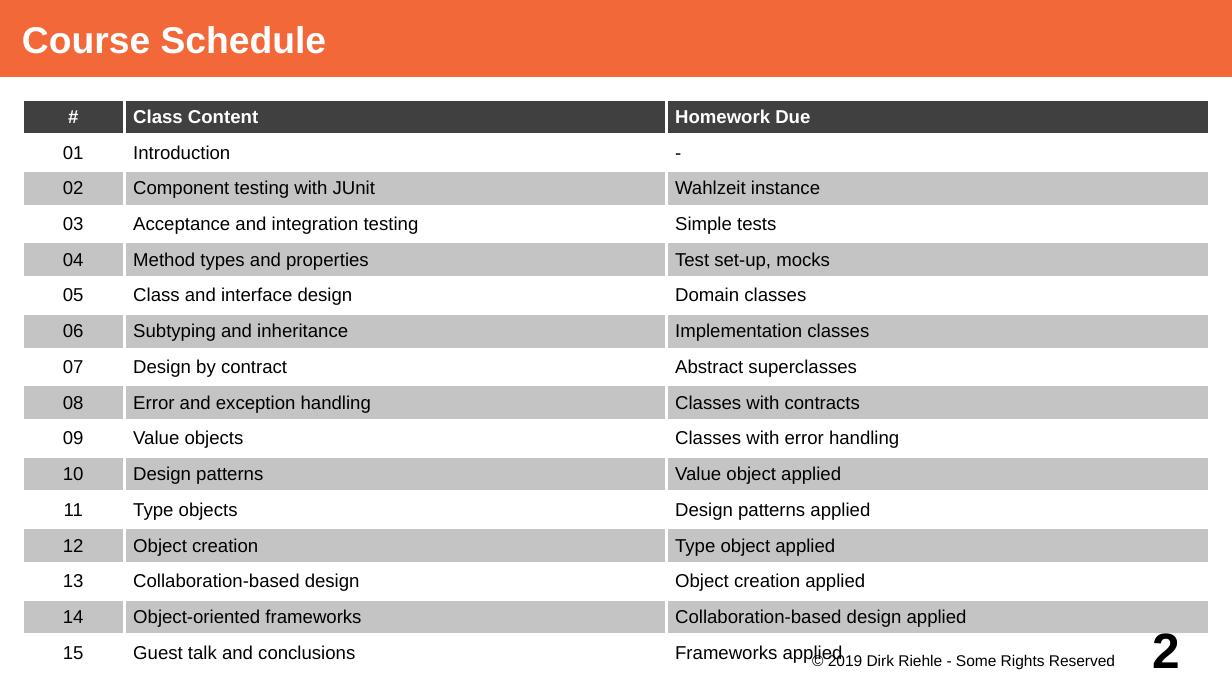
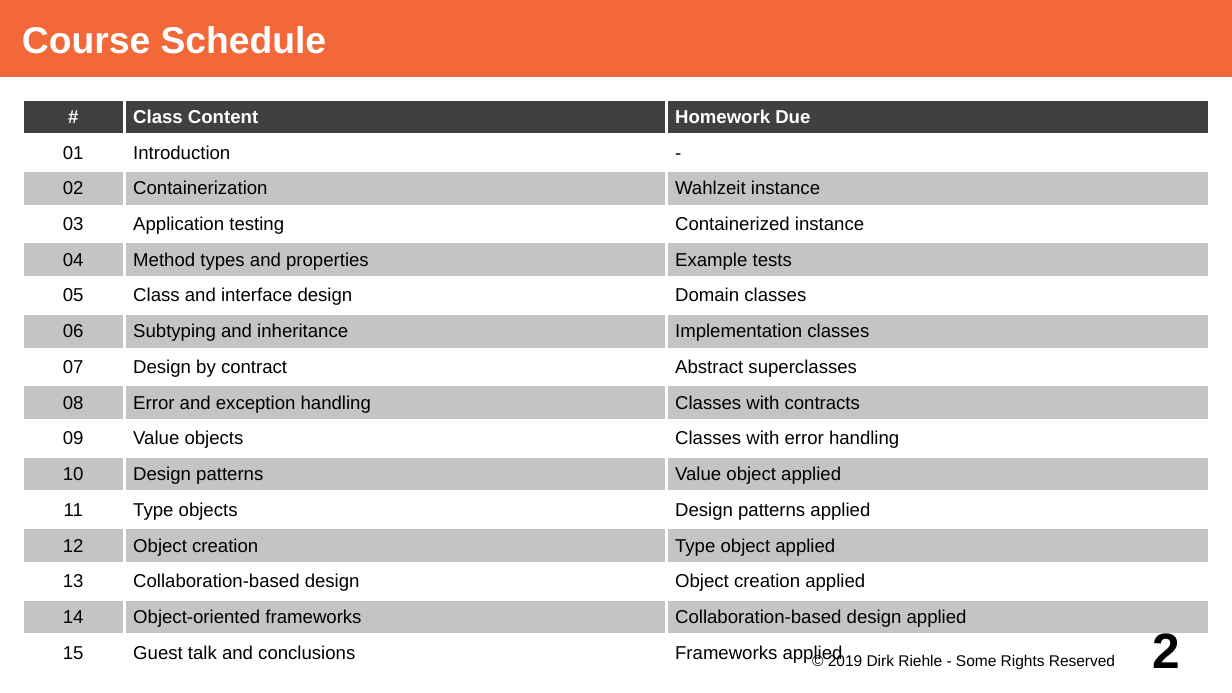
Before and after one commit to dirkriehle/adap-course, a slide deck: slide 2 of Lecture Slides/ADAP A02 - Course Schedule.odp. Drawn at 1232x693 pixels with LibreOffice and Linux fonts; fonts in the diff are those of the drawing. Boxes give left, top, right and bottom in pixels: in the first picture for what was removed or moved away, otherwise in the second. Text is boxed around its words. In the diff, an @@ line names an element or a change of style, - is before the commit and + after.

```diff
--- a/Lecture Slides/ADAP A02 - Course Schedule.odp
+++ b/Lecture Slides/ADAP A02 - Course Schedule.odp
@@ table at <box>22,99,1211,672</box> @@
-row 3, column 2: Component testing with JUnit
+row 3, column 2: Containerization
-row 4, column 2: Acceptance and integration testing
+row 4, column 2: Application testing
-row 4, column 3: Simple tests
+row 4, column 3: Containerized instance
-row 5, column 3: Test set-up, mocks
+row 5, column 3: Example tests
```
Also in this commit, not shown: 24 other slides changed, 1 other file.
